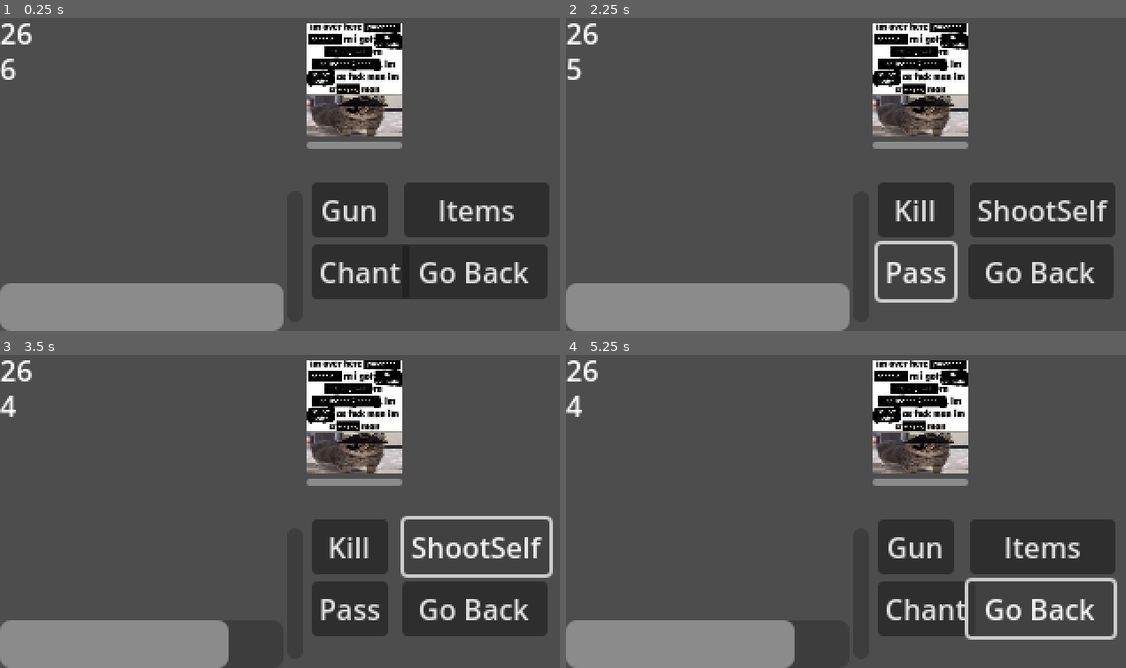
Above: before the commit, frames 1-4 (two rows, left to right).
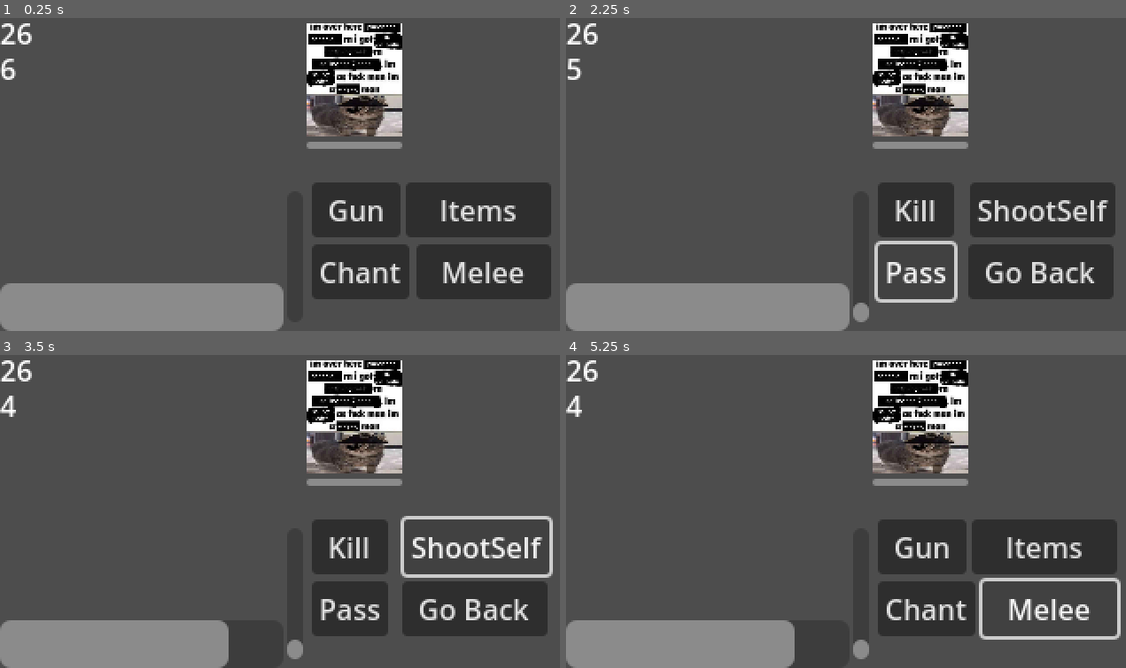
Above: after the commit, the same moments.

Repository: qthn67/HollowChamberGame
Game: Godot game, scene res://grid_map.tscn
Same seed, same stepped clock (60 frames per second), same inputs: the game is played once before the commit and once after it.
Inputs (mouse positions are in pixels of both pictures, inside the frame that each line leads up to):
- Up to frame 1 (0.25 s): no input
- Up to frame 2 (2.25 s): click (918, 83) at 0.5 s; click "Gun" at 1.25 s; click "Pass" at 2 s
- Up to frame 3 (3.5 s): click "ShootSelf" at 2.75 s
- Up to frame 4 (5.25 s): click "Go Back" at 3.5 s; click "Chant" at 4.25 s; click (1047, 608) at 5 s, where only the run after the commit has a clickable "Melee"

The runs differ from the first frame. In frame 1, 2.6% of the frame differs, in the area x 57-99%, y 52-90%; in frame 2, 0.2%; in frame 3, 0.2%; in frame 4, 2.9%, in the area x 51-100%, y 52-98%.

Commit message:
Basic combat options (0.75/1)
Almost done, enough work for today tho

Diff:
--- a/Enemies/testenemy.gd
+++ b/Enemies/testenemy.gd
@@ -15,6 +15,6 @@
 
 func _on_texture_button_pressed():
 	if combat.can_select_enemy == true:
-		hp -= combat.player_damage
+		hp -= combat.player_bullet_damage
 		combat.can_select_enemy = false
 		combat.loaded_bullets -= 1
--- a/combat.gd
+++ b/combat.gd
@@ -11,7 +11,7 @@
 
 var can_select_enemy : bool = false
 
-var player_damage : int = 20
+var player_bullet_damage : int = 20
 var max_player_ammo : int = 32
 var player_ammo : int = 32
 var loaded_bullets : int = 0
@@ -33,23 +33,38 @@
 			player_ammo = 0
 
 func _on_gun_pressed():
+	can_select_enemy = false
+
 	gun_options.visible = true
 	options.visible = false
 
+
 func _on_chant_pressed():
-	pass # Replace with function body.
+	can_select_enemy = false
+
+
+func _on_melee_pressed():
+	can_select_enemy = true
 
 
 func _on_murder_pressed():
 	can_select_enemy = true
 
 func _on_pass_pressed():
+	can_select_enemy = false
+
 	loaded_bullets -= 1
+	if bonus_turn_amount < 10:
+		bonus_turn_amount += 1
 
 func _on_shoot_self_pressed():
-	player_hp -= player_damage
+	can_select_enemy = false
+
+	player_hp -= player_bullet_damage
 	loaded_bullets -= 1
 
 func _on_back_pressed():
+	can_select_enemy = false
+
 	gun_options.visible = false
 	options.visible = true
--- a/combat.tscn
+++ b/combat.tscn
@@ -15,7 +15,8 @@
 offset_top = 101.0
 offset_right = 171.0
 offset_bottom = 175.0
-value = 66.0
+max_value = 10.0
+value = 6.0
 fill_mode = 3
 show_percentage = false
 
@@ -64,7 +65,7 @@
 layout_mode = 2
 offset_left = 176.0
 offset_top = 96.0
-offset_right = 219.0
+offset_right = 226.0
 offset_bottom = 127.0
 text = "Gun"
 script = ExtResource("2_hqfi1")
@@ -80,19 +81,20 @@
 
 [node name="Items" type="Button" parent="Options"]
 layout_mode = 0
-offset_left = 228.0
+offset_left = 229.0
 offset_top = 96.0
-offset_right = 310.0
+offset_right = 311.0
 offset_bottom = 127.0
 text = "Items"
 script = ExtResource("2_hqfi1")
 
-[node name="Back" type="Button" parent="Options"]
-offset_left = 227.0
+[node name="Melee" type="Button" parent="Options"]
+layout_mode = 0
+offset_left = 235.0
 offset_top = 131.0
-offset_right = 309.0
+offset_right = 311.0
 offset_bottom = 162.0
-text = "Go Back"
+text = "Melee"
 script = ExtResource("2_hqfi1")
 
 [node name="GunOptions" type="Control" parent="."]
@@ -129,6 +131,7 @@
 script = ExtResource("2_hqfi1")
 
 [node name="Back" type="Button" parent="GunOptions"]
+layout_mode = 0
 offset_left = 227.0
 offset_top = 131.0
 offset_right = 309.0
@@ -138,6 +141,7 @@
 
 [connection signal="pressed" from="Options/Gun" to="." method="_on_gun_pressed"]
 [connection signal="pressed" from="Options/Chant" to="." method="_on_chant_pressed"]
+[connection signal="pressed" from="Options/Melee" to="." method="_on_melee_pressed"]
 [connection signal="pressed" from="GunOptions/Murder" to="." method="_on_murder_pressed"]
 [connection signal="pressed" from="GunOptions/Pass" to="." method="_on_pass_pressed"]
 [connection signal="pressed" from="GunOptions/ShootSelf" to="." method="_on_shoot_self_pressed"]
